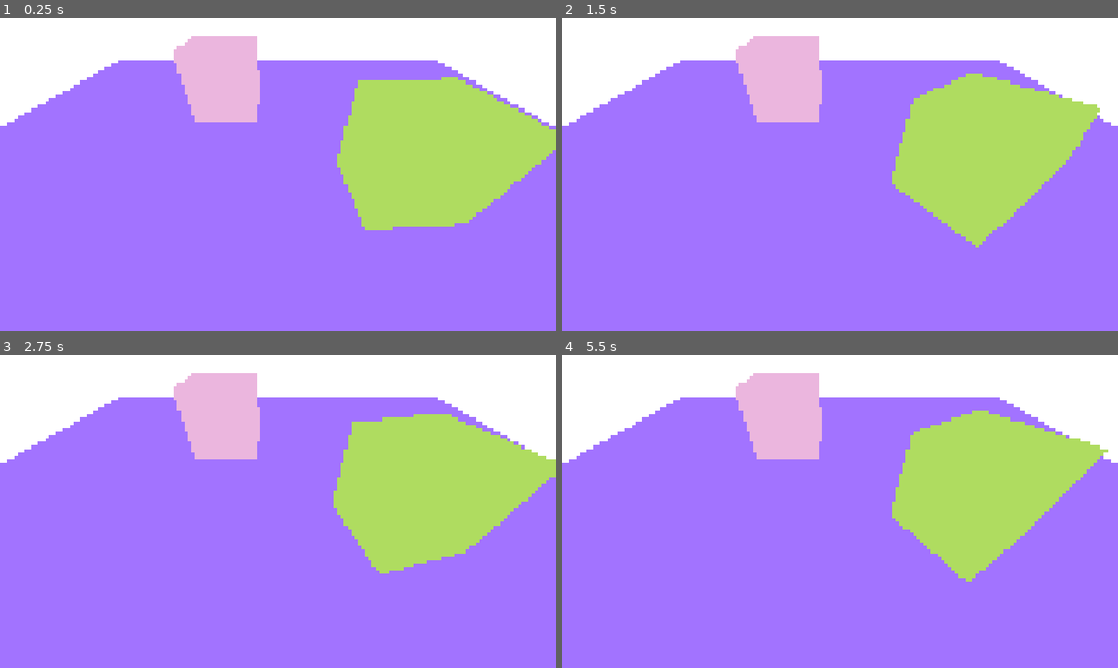
Above: before the commit, frames 1-4 (two rows, left to right).
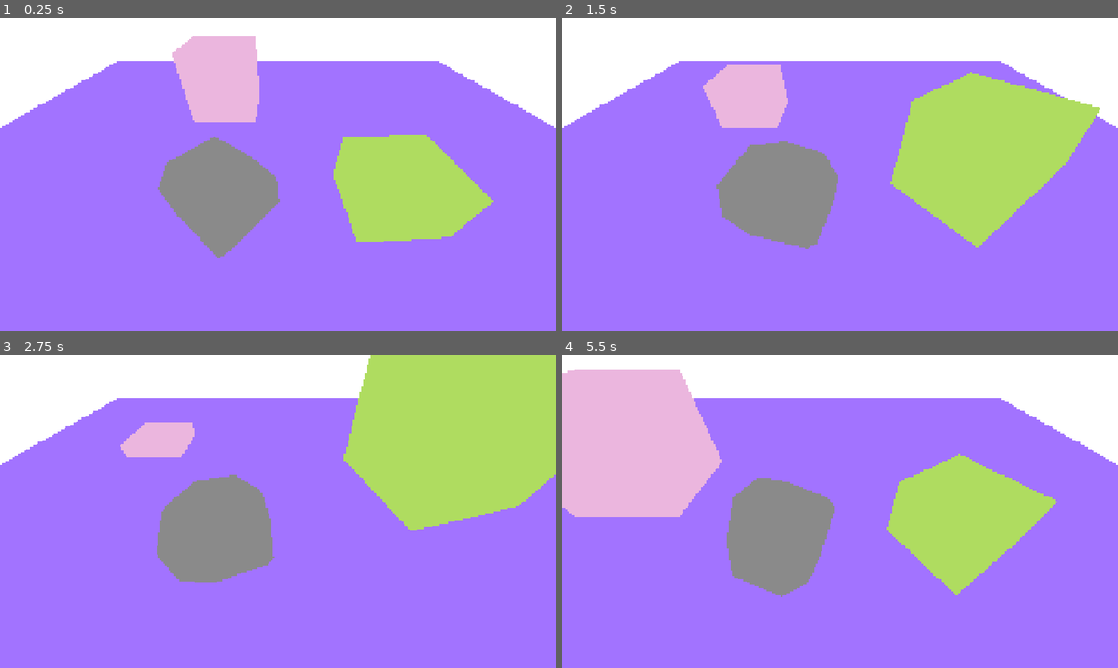
Above: after the commit, the same moments.

Repository: ktosox/Tool_Box_2
Game: Godot game, scene res://pixel_edges/pixel_edge_viewport.tscn
Two runs of this game, one before a commit and one after it. Both use one fixed random seed, a clock stepped at 60 frames per second and the inputs below. The project has no main scene, so this scene is started directly.
Inputs (mouse positions are in pixels of both pictures, inside the frame that each line leads up to):
- Up to frame 1 (0.25 s): no input
- Up to frame 2 (1.5 s): tap Enter (ui_accept) at 0.5, 0.77 s; move the mouse to (962, 158) at 0.52 s; hold Right (ui_right) 0.53-1.25 s; click (962, 158) at 0.67 s; drag from (728, 190) to (812, 237) at 1.27 s
- Up to frame 3 (2.75 s): move the mouse to (333, 442) at 2.02 s; hold Left (ui_left) from 2.03 s (still down)
- Up to frame 4 (5.5 s): release Left (ui_left) at 2.75 s; drag from (812, 574) to (673, 464) at 2.77 s; move the mouse to (1006, 558) at 3.52 s; hold Right (ui_right) 3.53-4.25 s; tap Enter (ui_accept) at 3.77 s; drag from (673, 464) to (756, 433) at 4.27 s; move the mouse to (867, 511) at 5.02 s; hold Right (ui_right) from 5.03 s (still down); click (867, 511) at 5.17 s

The runs differ from the first frame. In frame 1, 14% of the frame differs, in the area x 0-100%, y 5-77%; in frame 2, 9.8%; in frame 3, 23%; in frame 4, 27%, in the area x 0-100%, y 4-78%.

Commit message:
more work on shader

Diff:
--- a/pixel_edges/pixel_edge_3d_source.gdshader
+++ b/pixel_edges/pixel_edge_3d_source.gdshader
@@ -6,30 +6,50 @@
 
 render_mode unshaded, fog_disabled;
 
+float get_linear_depth(vec2 s_uv, sampler2D depth_texture, mat4 inv_projection_matrix){
+	float depth = texture(depth_texture, s_uv).x;
+	vec3 ndc = vec3(s_uv * 2.0 -1.0, depth);
+	vec4 view = inv_projection_matrix * vec4(ndc, 1.0);
+	view.xyz /= view.w;
+	return -view.z;
+}
+
+vec3 get_normal(vec2 uv, sampler2D normal_texture){
+	vec3 normal = texture(normal_texture, uv).rgb;
+	normal = normal * 2.0 - 1.0;
+	return normal;
+}
+
 void vertex() {
 	POSITION = vec4(VERTEX.xy, 1.0, 1.0);
 	// Called for every vertex the material is visible on.
 }
 
 void fragment() {
-	// Called for every pixel the material is visible on.
+	vec2 texel_size = 1.0 / VIEWPORT_SIZE.xy;
+
+	vec2 four_way_offsets[4];
+	four_way_offsets[0] = SCREEN_UV + vec2(-1.0, 0.0) * texel_size;
+	four_way_offsets[1] = SCREEN_UV + vec2(1.0, 0.0) * texel_size;
+	four_way_offsets[2] = SCREEN_UV + vec2(0.0, -1.0) * texel_size;
+	four_way_offsets[3] = SCREEN_UV + vec2(0.0, 1.0) * texel_size;
+
+	float depth = get_linear_depth(SCREEN_UV, DEPTH_TEXTURE, INV_PROJECTION_MATRIX);
+	float depth_left = get_linear_depth(four_way_offsets[0], DEPTH_TEXTURE, INV_PROJECTION_MATRIX);
+	float depth_right = get_linear_depth(four_way_offsets[1], DEPTH_TEXTURE, INV_PROJECTION_MATRIX);
+	float depth_up = get_linear_depth(four_way_offsets[2], DEPTH_TEXTURE, INV_PROJECTION_MATRIX);
+	float depth_down = get_linear_depth(four_way_offsets[3], DEPTH_TEXTURE, INV_PROJECTION_MATRIX);
+
+	float depth_diff = (depth_left - depth) + (depth_right - depth) + (depth_up - depth) + (depth_down - depth);
+
+	// DEPTH TEST
+    //ALBEDO = vec3(10.0) * depth_diff;
 
 
-	// DEPTH TEST
-	/*
-	float depth = texture(DEPTH_TEXTURE, SCREEN_UV).x;
-	ALBEDO = vec3(10.0) * depth;
-	*/
 
 }
 
-float get_linear_depth(vec2 s_UV, sampler2D depth_texture, mat4 inv_projection_matrix){
-	float depth = texture(depth_texture, s_UV).x;
-	vec3 ndc = vec3(s_UV * 2.0 -1.0, depth);
-	vec4 view = inv_projection_matrix * vec4(ndc, 1.0);
-	view.xyz /= view.w;
-	return -view.z;
-}
+
 
 
 //void light() {
--- a/pixel_edges/pixel_edge_3d_source.tscn
+++ b/pixel_edges/pixel_edge_3d_source.tscn
@@ -24,6 +24,44 @@
 [sub_resource type="BoxMesh" id="BoxMesh_1qhx3"]
 material = SubResource("StandardMaterial3D_aobkh")
 
+[sub_resource type="Animation" id="Animation_5gtuu"]
+length = 0.001
+tracks/0/type = "value"
+tracks/0/imported = false
+tracks/0/enabled = true
+tracks/0/path = NodePath(".:position")
+tracks/0/interp = 1
+tracks/0/loop_wrap = true
+tracks/0/keys = {
+"times": PackedFloat32Array(0),
+"transitions": PackedFloat32Array(1),
+"update": 0,
+"values": [Vector3(-0.847095, 0.7610662, -1.4431083)]
+}
+
+[sub_resource type="Animation" id="Animation_agvcb"]
+resource_name = "new_animation"
+length = 8.0
+loop_mode = 1
+tracks/0/type = "value"
+tracks/0/imported = false
+tracks/0/enabled = true
+tracks/0/path = NodePath(".:position")
+tracks/0/interp = 1
+tracks/0/loop_wrap = true
+tracks/0/keys = {
+"times": PackedFloat32Array(0, 2.95, 5.32),
+"transitions": PackedFloat32Array(-2, -2, -2),
+"update": 0,
+"values": [Vector3(-0.847095, 0.7610662, -1.4431083), Vector3(-2.348, -0.255, -1.916), Vector3(-2.0526142, 1.0828855, 0.16545832)]
+}
+
+[sub_resource type="AnimationLibrary" id="AnimationLibrary_6nfdq"]
+_data = {
+&"RESET": SubResource("Animation_5gtuu"),
+&"new_animation": SubResource("Animation_agvcb")
+}
+
 [sub_resource type="StandardMaterial3D" id="StandardMaterial3D_vq4ux"]
 albedo_color = Color(0.68536043, 0.8610871, 0.37573478, 1)
 
@@ -43,6 +81,18 @@
 "transitions": PackedFloat32Array(1),
 "update": 0,
 "values": [Vector3(0, 0, 0)]
+}
+tracks/1/type = "value"
+tracks/1/imported = false
+tracks/1/enabled = true
+tracks/1/path = NodePath(".:position")
+tracks/1/interp = 1
+tracks/1/loop_wrap = true
+tracks/1/keys = {
+"times": PackedFloat32Array(0.0009999999),
+"transitions": PackedFloat32Array(1),
+"update": 0,
+"values": [Vector3(1.289726, 0.7610662, 0.4756515)]
 }
 
 [sub_resource type="Animation" id="Animation_w77ug"]
@@ -61,6 +111,18 @@
 "update": 0,
 "values": [Vector3(0, 0, 0), Vector3(0, 2.7925267, 0), Vector3(0, -1.5707964, 0), Vector3(0, 0, 0)]
 }
+tracks/1/type = "value"
+tracks/1/imported = false
+tracks/1/enabled = true
+tracks/1/path = NodePath(".:position")
+tracks/1/interp = 1
+tracks/1/loop_wrap = true
+tracks/1/keys = {
+"times": PackedFloat32Array(0, 3),
+"transitions": PackedFloat32Array(1, 1),
+"update": 0,
+"values": [Vector3(1.29, 0, 0.476), Vector3(1.29, 1.516, 0.476)]
+}
 
 [sub_resource type="AnimationLibrary" id="AnimationLibrary_5gtuu"]
 _data = {
@@ -73,6 +135,48 @@
 background_color = Color(1, 1, 1, 1)
 ambient_light_color = Color(1, 1, 1, 1)
 
+[sub_resource type="SphereMesh" id="SphereMesh_1qhx3"]
+radial_segments = 4
+rings = 4
+
+[sub_resource type="Animation" id="Animation_7fod7"]
+length = 0.001
+tracks/0/type = "value"
+tracks/0/imported = false
+tracks/0/enabled = true
+tracks/0/path = NodePath(".:rotation")
+tracks/0/interp = 1
+tracks/0/loop_wrap = true
+tracks/0/keys = {
+"times": PackedFloat32Array(0),
+"transitions": PackedFloat32Array(1),
+"update": 0,
+"values": [Vector3(0, 0, 0)]
+}
+
+[sub_resource type="Animation" id="Animation_dbh5v"]
+resource_name = "new_animation"
+length = 20.0
+loop_mode = 1
+tracks/0/type = "value"
+tracks/0/imported = false
+tracks/0/enabled = true
+tracks/0/path = NodePath(".:rotation")
+tracks/0/interp = 1
+tracks/0/loop_wrap = true
+tracks/0/keys = {
+"times": PackedFloat32Array(0, 6.43, 10.652571, 16.60257),
+"transitions": PackedFloat32Array(1, 1, 1, 1),
+"update": 0,
+"values": [Vector3(0, 0, 0), Vector3(-0.6457718, 1.6144296, 1.6580628), Vector3(-2.6441739, 4.3231807, 0.39095375), Vector3(3.3248522, 1.9111356, -3.1450834)]
+}
+
+[sub_resource type="AnimationLibrary" id="AnimationLibrary_mxk0s"]
+_data = {
+&"RESET": SubResource("Animation_7fod7"),
+&"new_animation": SubResource("Animation_dbh5v")
+}
+
 [node name="PixelEdge3DSource" type="Node3D" unique_id=1817955846]
 
 [node name="Floor" type="MeshInstance3D" parent="." unique_id=1883540429]
@@ -81,7 +185,7 @@
 [node name="Camera3D" type="Camera3D" parent="." unique_id=285513298]
 transform = Transform3D(1, 0, 0, 0, 0.70710677, 0.70710677, 0, -0.70710677, 0.70710677, 0, 2, 2)
 
-[node name="MeshInstance3D" type="MeshInstance3D" parent="Camera3D" unique_id=828639293]
+[node name="ShaderCodeGoesHere" type="MeshInstance3D" parent="Camera3D" unique_id=828639293]
 extra_cull_margin = 16384.0
 mesh = SubResource("QuadMesh_1qhx3")
 
@@ -89,6 +193,10 @@
 transform = Transform3D(1, 0, 0, 0, 1, 0, 0, 0, 1, -0.847095, 0.7610662, -1.4431083)
 mesh = SubResource("BoxMesh_1qhx3")
 
+[node name="AnimationPlayer" type="AnimationPlayer" parent="MeshInstance3D" unique_id=375849820]
+libraries/ = SubResource("AnimationLibrary_6nfdq")
+autoplay = &"new_animation"
+
 [node name="MeshInstance3D2" type="MeshInstance3D" parent="." unique_id=817072774]
 transform = Transform3D(1, 0, 0, 0, 1, 0, 0, 0, 1, 1.289726, 0.7610662, 0.4756515)
 mesh = SubResource("BoxMesh_w77ug")
@@ -99,3 +207,11 @@
 
 [node name="WorldEnvironment" type="WorldEnvironment" parent="." unique_id=2120822816]
 environment = SubResource("Environment_1qhx3")
+
+[node name="MeshInstance3D3" type="MeshInstance3D" parent="." unique_id=553117793]
+transform = Transform3D(1, 0, 0, 0, 1, 0, 0, 0, 1, -0.4733355, 0.64709806, 0.9031693)
+mesh = SubResource("SphereMesh_1qhx3")
+
+[node name="AnimationPlayer" type="AnimationPlayer" parent="MeshInstance3D3" unique_id=209638754]
+libraries/ = SubResource("AnimationLibrary_mxk0s")
+autoplay = &"new_animation"
--- a/pixel_edges/pixel_edge_viewport.tscn
+++ b/pixel_edges/pixel_edge_viewport.tscn
@@ -19,11 +19,10 @@
 grow_horizontal = 2
 grow_vertical = 2
 stretch = true
-stretch_shrink = 8
+stretch_shrink = 4
 
 [node name="SubViewport" type="SubViewport" parent="SubViewportContainer" unique_id=2058655344]
 handle_input_locally = false
-size = Vector2i(160, 90)
-render_target_update_mode = 4
+size = Vector2i(320, 180)
 
 [node name="PixelEdge3DSource" parent="SubViewportContainer/SubViewport" unique_id=1817955846 instance=ExtResource("1_ep5ll")]
